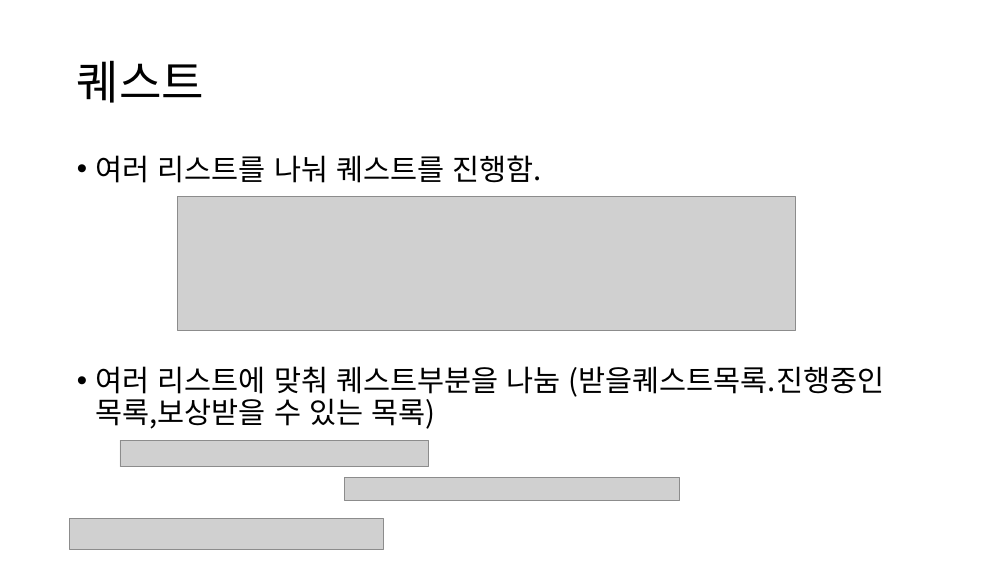
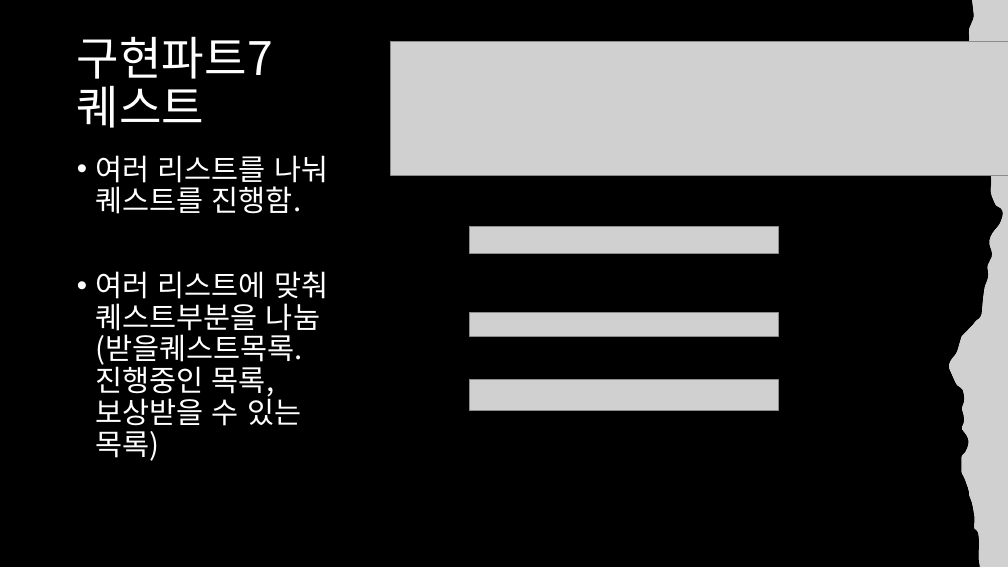
Before and after one commit to sh010207/TextRPG, a slide deck: slide 18 of 수조.pptx (slide 19 before the commit). Drawn at 1008x567 pixels with LibreOffice and Linux fonts; fonts in the diff are those of the drawing; grey boxes stand for pictures. Boxes give left, top, right and bottom in pixels: in the first picture for what was removed or moved away, otherwise in the second. Text is boxed around its words. In the diff, an @@ line names an element or a change of style, - is before the commit and + after.

```diff
--- a/수조.pptx
+++ b/수조.pptx
@@ background #FFFFFF to #000000 @@
@@ freeform shape added at <box>949,0,1008,567</box>, fill #FFFFFF @@
@@ picture added at <box>949,0,1008,567</box> @@
@@ title at <box>77,36,273,128</box>: text changed; text colour #000000 to #FFFFFF @@
-퀘스트
+구현파트7
+퀘스트
@@ picture: place and size @@
-picture at <box>178,197,796,330</box>
+picture at <box>390,42,1008,175</box>
@@ text "여러 리스트를 나눠 퀘스트를 진행함." at <box>96,155,328,461</box>: text colour #000000 to #FFFFFF @@
@@ picture: place and size @@
-picture at <box>120,440,429,467</box>
+picture at <box>470,226,778,253</box>
@@ picture: place and size @@
-picture at <box>345,477,680,501</box>
+picture at <box>470,312,778,336</box>
@@ picture: place and size @@
-picture at <box>70,519,384,549</box>
+picture at <box>470,380,778,410</box>
```
Also in this commit, not shown: 20 other slides changed, 1 slide added, 2 slides removed.
